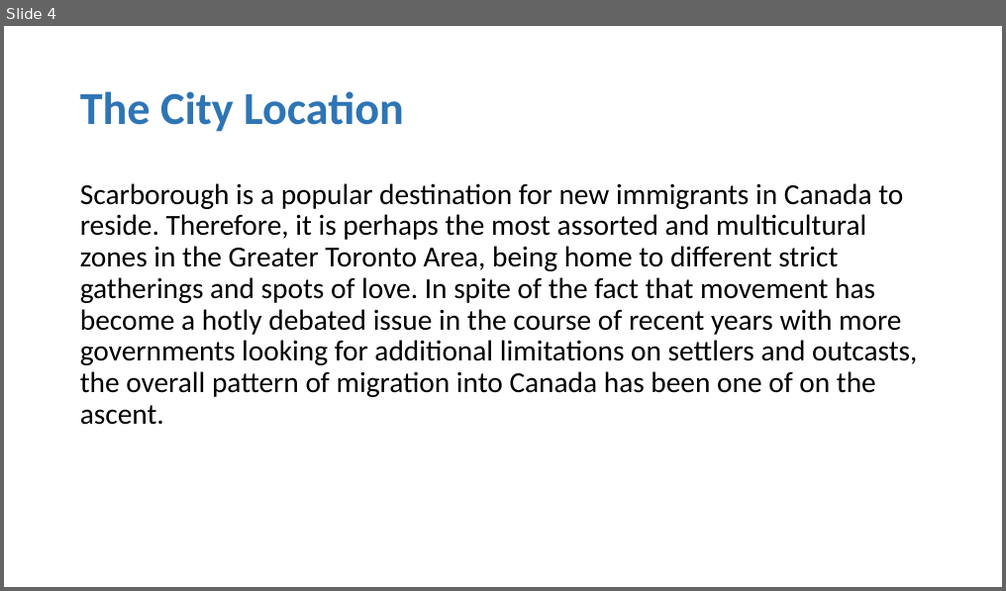
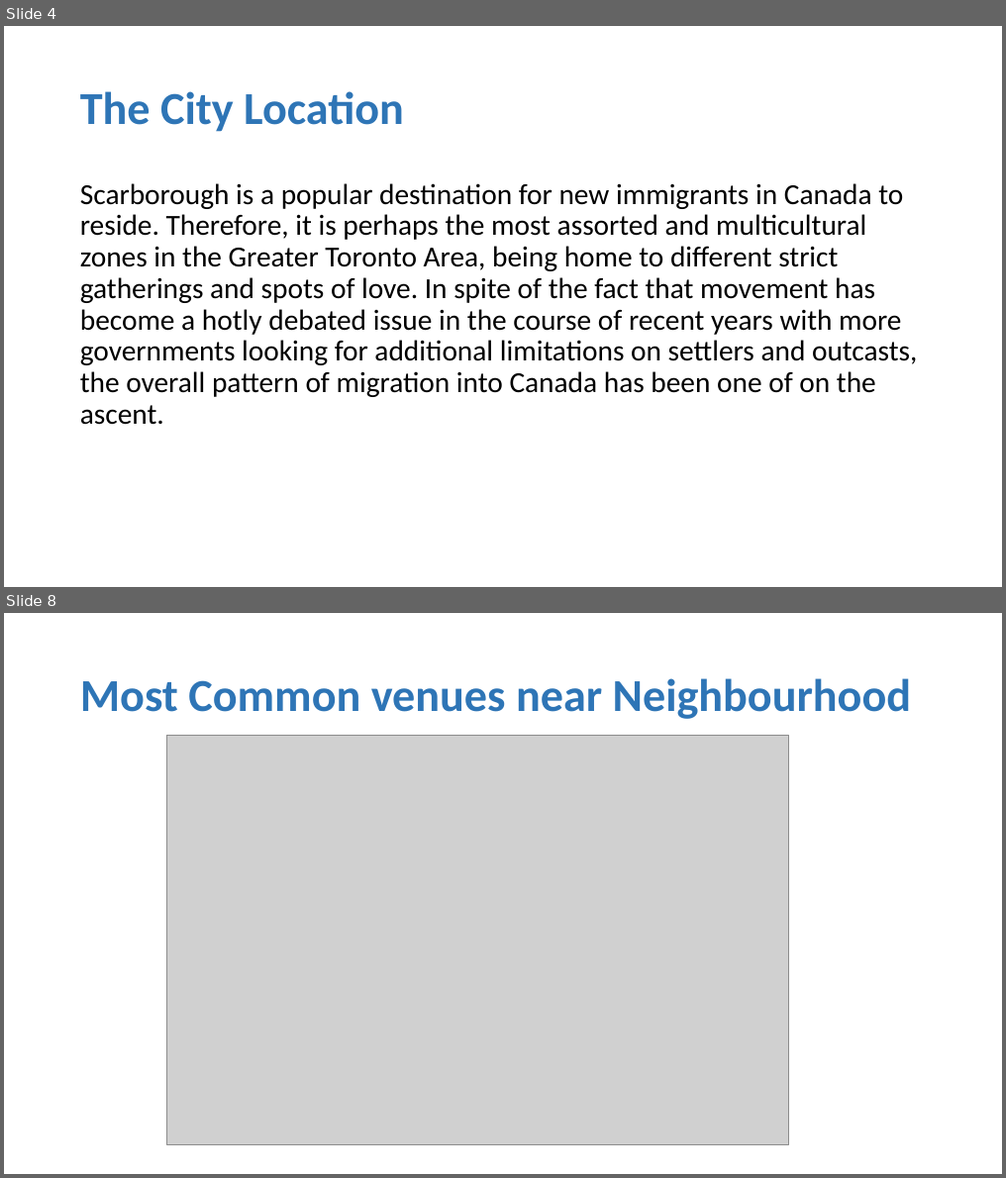
Before and after one commit to shafiq5/Coursera_Capstone, a slide deck: Week5/MyPresentation.pptx. Shown one above the other, each under a label of ours: slide 4 before the commit, slides 4 and 8 after it; the slides between them are not shown. The pictures are 1006x591 and 1006x1178 pixels, drawn with LibreOffice and Linux fonts; fonts in the diff are those of the drawing; grey boxes stand for pictures. Boxes give left, top, right and bottom in pixels: in the first picture for what was removed or moved away, otherwise in the second. Text is boxed around its words. In the diff, an @@ line names an element or a change of style, - is before the commit and + after.

```diff
--- a/Week5/MyPresentation.pptx
+++ b/Week5/MyPresentation.pptx
@@ slide 8 added at bbox=[4, 613, 1002, 1174], background #FFFFFF @@
@@ title added at bbox=[80, 678, 911, 719], 44 pt, text #2E75B6, bold @@
+Most Common venues near Neighbourhood
@@ picture added at bbox=[167, 735, 789, 1145] @@
```
Also in this commit, not shown: 4 slides changed, 8 other slides added, 5 slides removed, 2 other files.
